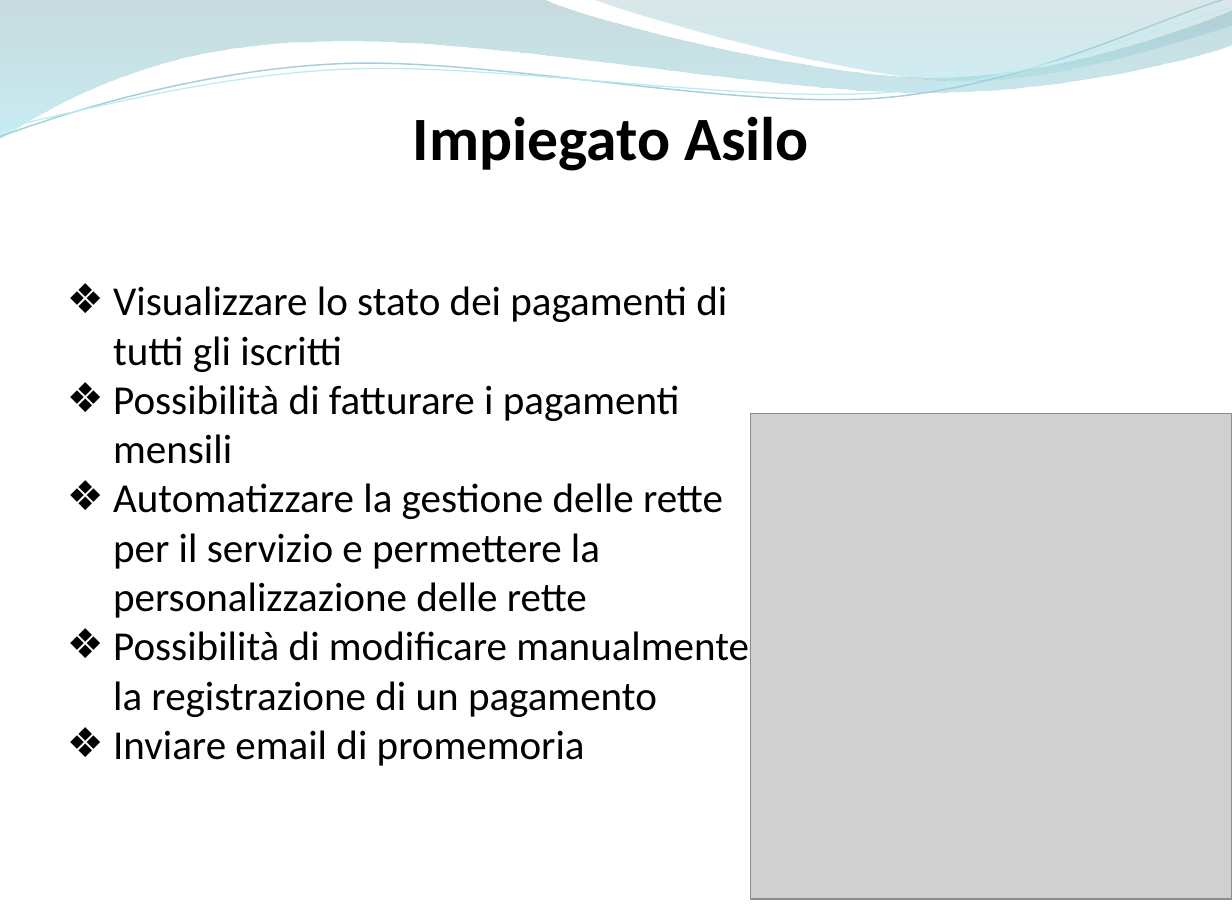
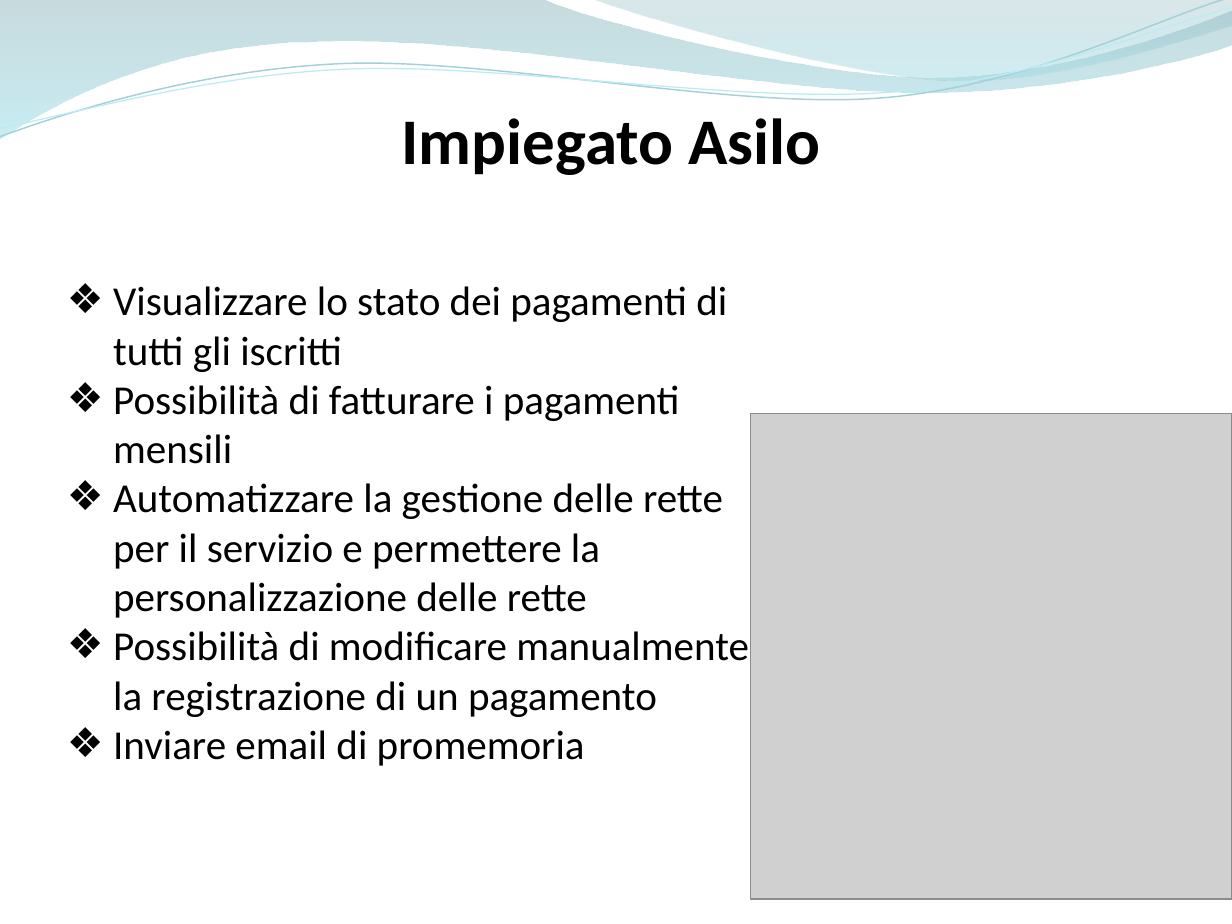
Before and after one commit to ammirate/at-silo, a slide deck: slide 6 of Presentazione/Atsilo2/Atsilo_M_PresentazioneFinale.pptx. Drawn at 1232x924 pixels with LibreOffice and Linux fonts; fonts in the diff are those of the drawing; grey boxes stand for pictures. Boxes give left, top, right and bottom in pixels: in the first picture for what was removed or moved away, otherwise in the second. Text is boxed around its words. In the diff, an @@ line names an element or a change of style, - is before the commit and + after.

```diff
--- a/Presentazione/Atsilo2/Atsilo_M_PresentazioneFinale.pptx
+++ b/Presentazione/Atsilo2/Atsilo_M_PresentazioneFinale.pptx
@@ text "Impiegato Asilo" at bbox=[402, 118, 820, 175]: size 36 to 38 pt @@
```
Also in this commit, not shown: 6 other slides changed, 9 slides added, 1 slide removed.
